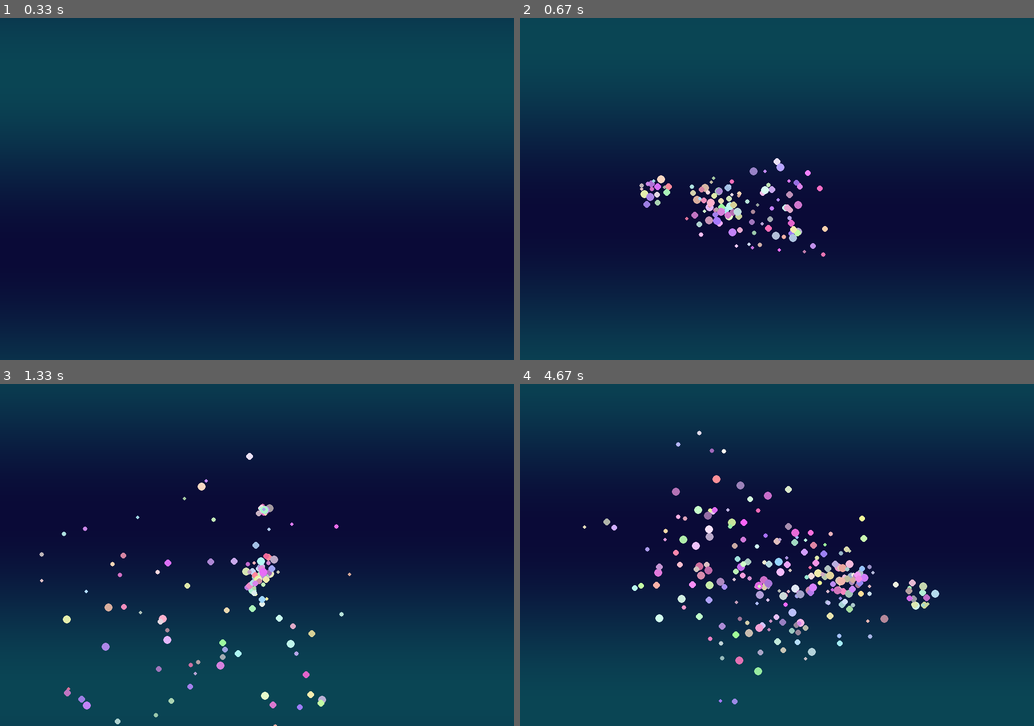
Above: before the commit, frames 1-4 (two rows, left to right).
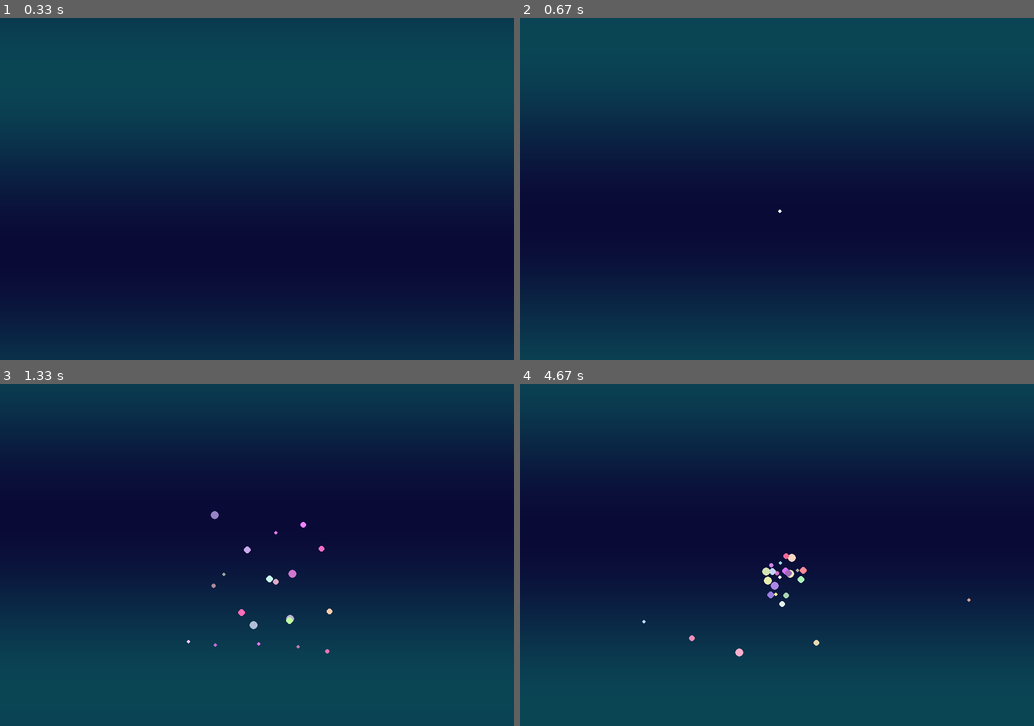
Above: after the commit, the same moments.

Repository: beepbeep456/pygame24
Game: pygame game, started from pygame24.py
The game is run twice, just before and just after one commit, with the same random seed, the same clock (stepped at 60 frames per second) and the same inputs.
Inputs (mouse positions are in pixels of both pictures, inside the frame that each line leads up to):
- Up to frame 1 (0.33 s): no input
- Up to frame 2 (0.67 s): press the mouse at (782, 209) at 0.37 s; move the mouse to (715, 202) at 0.47 s; release the mouse at (653, 192) at 0.6 s
- Up to frame 3 (1.33 s): press the mouse at (262, 575) at 1.2 s; move the mouse to (262, 507) at 1.3 s
- Up to frame 4 (4.67 s): release the mouse at (787, 438) at 1.43 s; press the mouse at (782, 575) at 2.03 s; move the mouse to (843, 592) at 2.13 s; release the mouse at (910, 609) at 2.27 s; press the mouse at (782, 575) at 2.37 s; move the mouse to (843, 551) at 2.47 s; release the mouse at (910, 524) at 2.6 s; press the mouse at (782, 575) at 3.2 s; move the mouse to (869, 599) at 3.3 s; release the mouse at (956, 623) at 3.43 s; press the mouse at (782, 575) at 4.03 s; move the mouse to (720, 534) at 4.13 s; release the mouse at (663, 493) at 4.27 s; press the mouse at (782, 575) at 4.37 s; move the mouse to (848, 582) at 4.47 s; release the mouse at (915, 592) at 4.6 s

Frame 1 is identical in both runs. In frame 2, 1.5% of the frame differs, in the area x 23-60%, y 41-70%; in frame 3, 1.7%; in frame 4, 3.5%, in the area x 12-88%, y 13-94%.

Commit message:
딜레이 추가

Diff:
--- a/pygame24.py
+++ b/pygame24.py
@@ -2,21 +2,26 @@
 import random
 import math
 
+# 1. 초기 설정
 pygame.init()
 
 WIDTH, HEIGHT = 900, 600
 screen = pygame.display.set_mode((WIDTH, HEIGHT))
-pygame.display.set_caption("Fancy Particle Playground")
+pygame.display.set_caption("Delayed Particle Playground")
 
 clock = pygame.time.Clock()
 
+# 리스트 관리: 실제 입자들과 '예약된' 폭발들
 particles = []
+waiting_explosions = []
 
+# 2. Particle 클래스 (입자의 성격)
 class Particle:
     def __init__(self, x, y):
         self.x = x
         self.y = y
 
+        # 사방으로 퍼지는 각도와 속도
         angle = random.uniform(0, math.pi * 2)
         speed = random.uniform(1, 6)
 
@@ -26,17 +31,17 @@
         self.life = random.randint(40, 80)
         self.size = random.randint(3, 7)
 
+        # 무작위 색상 (보라~하늘색 계열)
         self.color = (
-            random.randint(150,255),
-            random.randint(100,255),
-            random.randint(150,255)
+            random.randint(150, 255),
+            random.randint(100, 255),
+            random.randint(150, 255)
         )
 
     def update(self):
         self.x += self.vx
         self.y += self.vy
-
-        self.vy += 0.08
+        self.vy += 0.08  # 중력 효과
         self.life -= 1
 
     def draw(self, surf):
@@ -51,38 +56,65 @@
     def alive(self):
         return self.life > 0
 
-
+# 3. 배경 그리기 함수 (일렁이는 효과)
 def draw_background(surface, t):
     for y in range(HEIGHT):
+        # 사인 함수를 이용해 세로 방향으로 색상이 변함
         c = int(40 + 30 * math.sin(y * 0.01 + t))
-        color = (10, c, 50 + c//2)
+        color = (10, c, 50 + c // 2)
         pygame.draw.line(surface, color, (0, y), (WIDTH, y))
 
-
+# 4. 메인 루프
 running = True
-time = 0
+time_counter = 0
 
 while running:
-
+    # (1) 이벤트 처리
     for event in pygame.event.get():
         if event.type == pygame.QUIT:
             running = False
 
-    mouse = pygame.mouse.get_pos()
-    buttons = pygame.mouse.get_pressed()
+        # 마우스 클릭 시 '폭발 예약' (클릭할 때 딱 한 번만 등록되도록)
+        if event.type == pygame.MOUSEBUTTONDOWN:
+            if event.button == 1:  # 왼쪽 클릭
+                # 현재 시각으로부터 500ms(0.5초) 뒤에 터지도록 설정
+                trigger_time = pygame.time.get_ticks() + 500
+                waiting_explosions.append({
+                    "pos": event.pos,
+                    "time": trigger_time
+                })
 
-    if buttons[0]:
-        for _ in range(8):
-            particles.append(Particle(mouse[0], mouse[1]))
+    # (2) 예약된 폭발 확인 및 처리
+    current_time = pygame.time.get_ticks()
+    remained_waiting = []
 
-    time += 0.03
+    for exp in waiting_explosions:
+        if current_time >= exp["time"]:
+            # 시간이 됐으면 실제 파티클 20개 생성
+            for _ in range(20):
+                particles.append(Particle(exp["pos"][0], exp["pos"][1]))
+        else:
+            # 아직 시간이 안 됐으면 대기 목록에 유지
+            remained_waiting.append(exp)
 
-    draw_background(screen, time)
+    waiting_explosions = remained_waiting
 
+    # (3) 업데이트 및 그리기
+    time_counter += 0.03
+    draw_background(screen, time_counter)
+
+    # 대기 중인 폭발 위치에 작은 점 표시 (힌트 효과)
+    for exp in waiting_explosions:
+        # 0.5초 동안 깜빡이는 효과
+        if (current_time // 100) % 2 == 0:
+            pygame.draw.circle(screen, (255, 255, 255), exp["pos"], 3)
+
+    # 파티클 업데이트 및 그리기
     for p in particles:
         p.update()
         p.draw(screen)
 
+    # 죽은 파티클 제거
     particles = [p for p in particles if p.alive()]
 
     pygame.display.flip()
